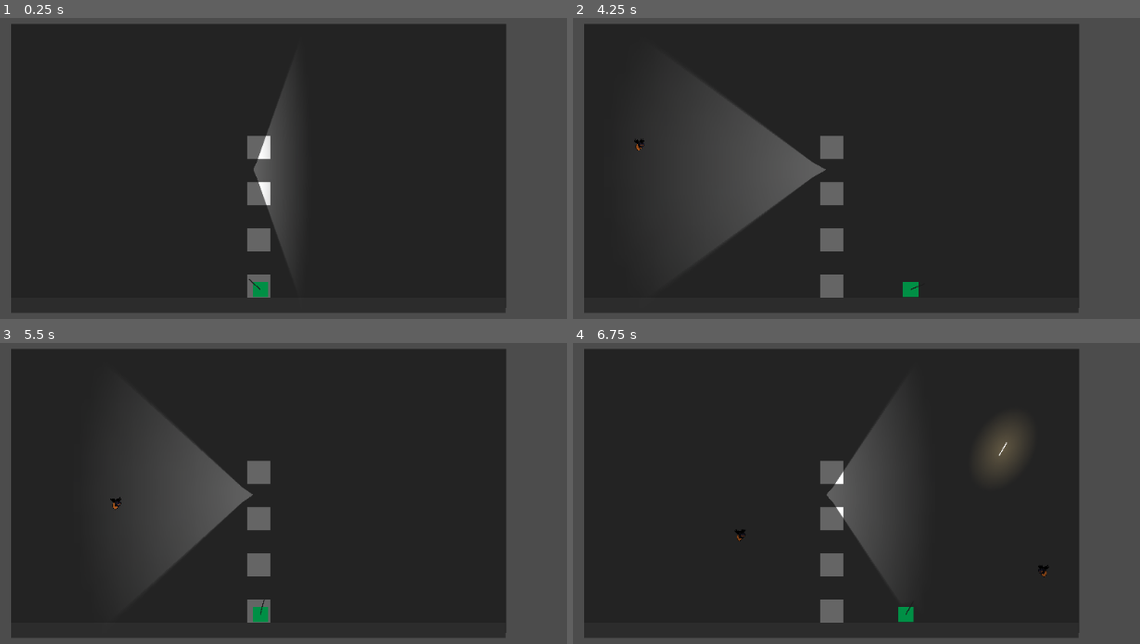
Above: before the commit, frames 1-4 (two rows, left to right).
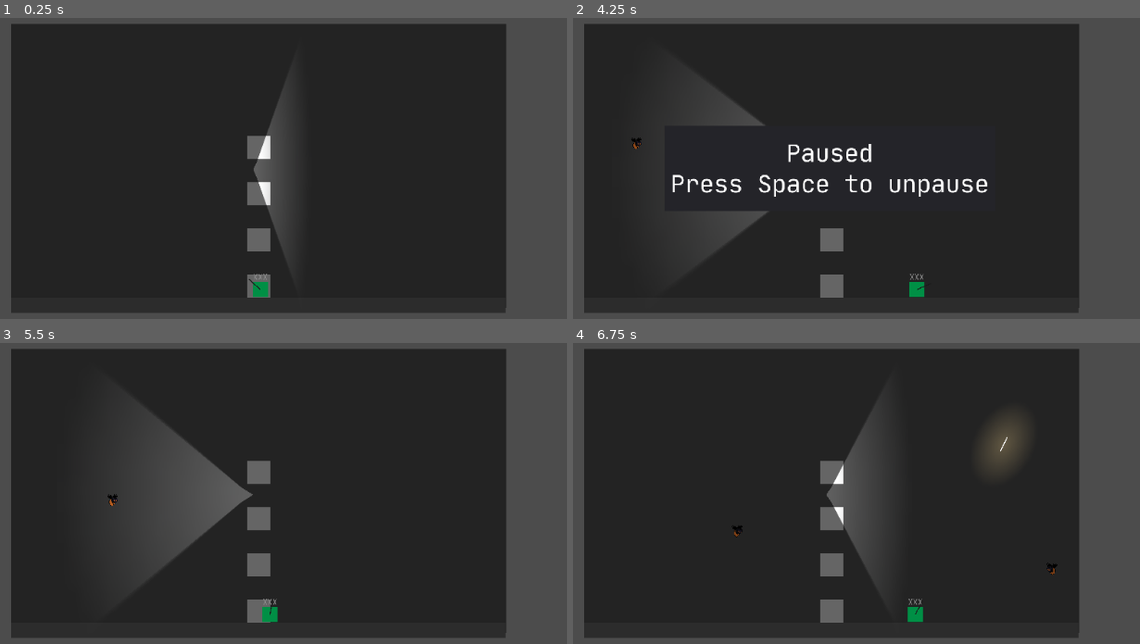
Above: after the commit, the same moments.

Repository: ZeeHatcher/Lighthouse
Game: Godot game, scene res://levels/TestLab.tscn
The game is run twice, just before and just after one commit, with the same random seed, the same clock (stepped at 60 frames per second) and the same inputs.
Inputs (mouse positions are in pixels of both pictures, inside the frame that each line leads up to):
- Up to frame 1 (0.25 s): no input
- Up to frame 2 (4.25 s): move the mouse to (986, 147) at 0.52 s; hold D (move_right) 0.53-1.28 s; click (986, 147) at 0.6 s; move the mouse to (675, 192) at 1.27 s; hold S (move_down) 1.28-2.03 s; click (675, 192) at 1.35 s; move the mouse to (901, 75) at 2.02 s; hold D (move_right) 2.03-2.78 s; click (901, 75) at 2.1 s; move the mouse to (788, 255) at 2.77 s; hold W (move_up) 2.78-3.53 s; click (788, 255) at 2.85 s; move the mouse to (1049, 234) at 3.52 s; hold A (move_left) from 3.53 s (still down); click (1049, 234) at 3.6 s; tap Space (pause, bound only after the commit) at 4.15 s
- Up to frame 3 (5.5 s): tap Space (pause, bound only after the commit) at 4.25 s; move the mouse to (28, 430) at 4.27 s; click (28, 430) at 4.35 s; move the mouse to (289, 493) at 5.02 s; release A (move_left) at 5.03 s; hold S (move_down) from 5.03 s (still down); click (289, 493) at 5.1 s
- Up to frame 4 (6.75 s): move the mouse to (714, 385) at 5.77 s; release S (move_down) at 5.78 s; hold D (move_right) 5.78-6.53 s; click (714, 385) at 5.85 s; move the mouse to (986, 472) at 6.52 s; hold W (move_up) from 6.53 s (still down); click (986, 472) at 6.6 s

The runs differ from the first frame. In frame 1, less than 0.1% of the frame differs, in the area x 44-48%, y 84-87%; in frame 2, 6.5%, in the area x 10-74%, y 28-93%; in frame 3, 0.6%; in frame 4, 0.8%.

Commit message:
added mob counter in the title and zoomed out camera2d

Diff:
--- a/entities/MobSpawn/MobSpawn.gd
+++ b/entities/MobSpawn/MobSpawn.gd
@@ -5,6 +5,9 @@
 onready var paths := [$LeftPath, $RightPath]
 onready var timer := $Timer
 onready var scene_enemy := preload("res://entities/Enemy/Fly/Fly.tscn")
+
+func _ready():
+	pass
 
 func _on_Timer_timeout():
 	var side := randi() % 2
--- a/entities/Player/Player.gd
+++ b/entities/Player/Player.gd
@@ -19,6 +19,7 @@
 	aim()
 	handle_shoot()
 	velocity = move_and_slide(velocity)
+
 
 func handle_move_input() -> void:
 	velocity = Vector2()
--- a/entities/Player/Player.tscn
+++ b/entities/Player/Player.tscn
@@ -1,14 +1,18 @@
-[gd_scene load_steps=6 format=2]
+[gd_scene load_steps=8 format=2]
 
 [ext_resource path="res://assets/placeholder.png" type="Texture" id=1]
 [ext_resource path="res://entities/Player/Player.gd" type="Script" id=2]
 [ext_resource path="res://entities/Gun/Gun.tscn" type="PackedScene" id=3]
+[ext_resource path="res://fonts/JetBrainsMono-Regular.ttf" type="DynamicFontData" id=4]
 
 [sub_resource type="OccluderPolygon2D" id=1]
 polygon = PoolVector2Array( -16, -16, 16, -16, 16, 16, -16, 16 )
 
 [sub_resource type="RectangleShape2D" id=2]
 extents = Vector2( 16, 16 )
+
+[sub_resource type="DynamicFont" id=3]
+font_data = ExtResource( 4 )
 
 [node name="Player" type="KinematicBody2D"]
 script = ExtResource( 2 )
@@ -24,3 +28,19 @@
 texture = ExtResource( 1 )
 
 [node name="Gun" parent="." instance=ExtResource( 3 )]
+
+[node name="HP" type="Label" parent="."]
+anchor_left = 0.5
+anchor_top = 0.5
+anchor_right = 0.5
+anchor_bottom = 0.5
+margin_left = -20.0
+margin_top = -36.0
+margin_right = 20.0
+margin_bottom = -16.0
+custom_fonts/font = SubResource( 3 )
+text = "XXX"
+align = 1
+__meta__ = {
+"_edit_use_anchors_": false
+}
--- a/entities/Stair/Stair.gd
+++ b/entities/Stair/Stair.gd
@@ -3,6 +3,8 @@
 export (int) var level := 0
 
 onready var scene_tree := get_tree()
+
+onready var steps = get_node("../stair")
 
 func _ready() -> void:
 	add_to_group("stairs")
@@ -22,3 +24,4 @@
 func _on_Player_stair_entered(player: KinematicBody2D, direction: int) -> void:
 	if (overlaps_body(player)):
 		warp(player, direction)
+	steps.play()
--- a/project.godot
+++ b/project.godot
@@ -18,9 +18,13 @@
 config/name="Lighthouse"
 run/main_scene="res://levels/TestLab.tscn"
 
+[autoload]
+
+SignalManager="*res://SignalManager.gd"
+
 [display]
 
-window/size/resizable=false
+window/dpi/allow_hidpi=true
 
 [input]
 
@@ -49,6 +53,11 @@
 "events": [ Object(InputEventKey,"resource_local_to_scene":false,"resource_name":"","device":0,"alt":false,"shift":false,"control":false,"meta":false,"command":false,"pressed":false,"scancode":83,"unicode":0,"echo":false,"script":null)
  ]
 }
+pause={
+"deadzone": 0.5,
+"events": [ Object(InputEventKey,"resource_local_to_scene":false,"resource_name":"","device":0,"alt":false,"shift":false,"control":false,"meta":false,"command":false,"pressed":false,"scancode":32,"unicode":0,"echo":false,"script":null)
+ ]
+}
 
 [rendering]
 
